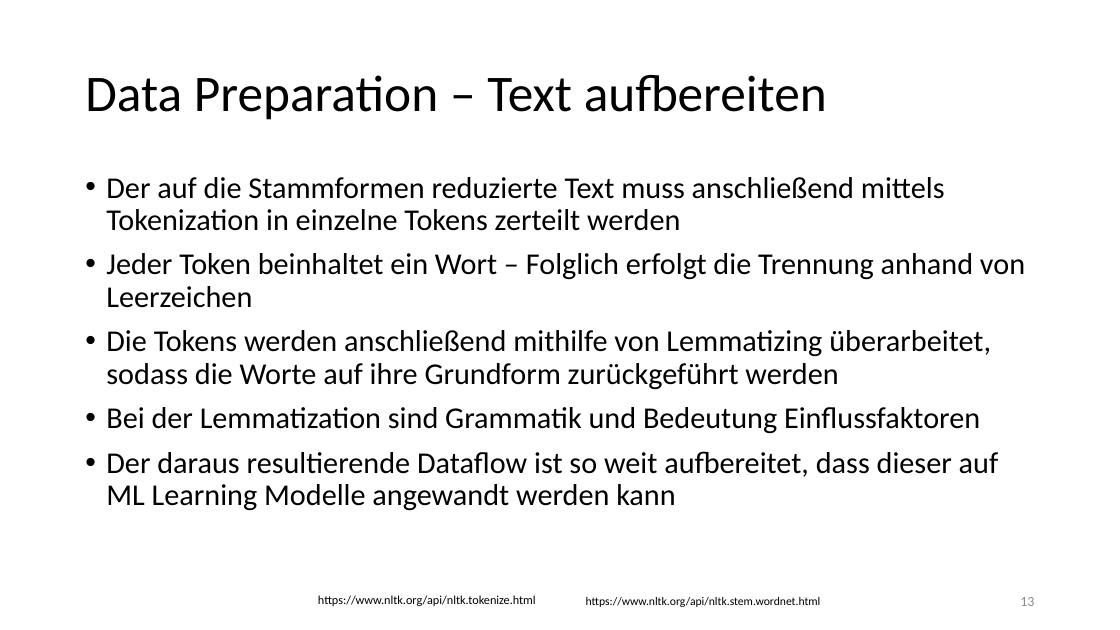
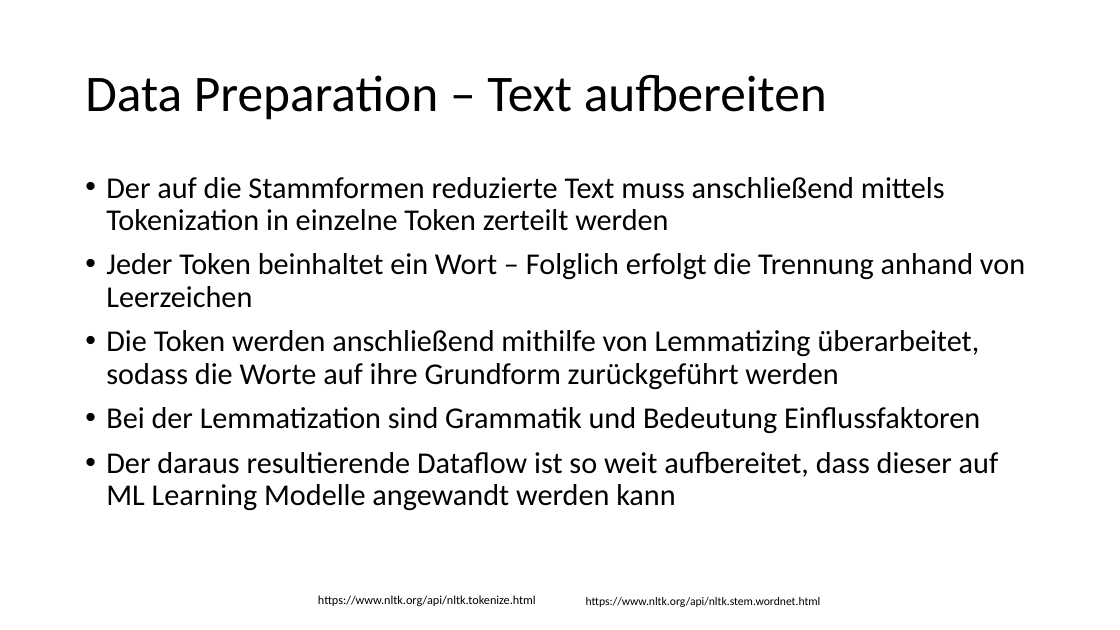
Before and after one commit to Flitschi7/big-data-management, a slide deck: slide 15 of Organisational/Dokumentation HHZ Rocket Project.pptx (slide 13 before the commit). Drawn at 1120x630 pixels with LibreOffice and Linux fonts; fonts in the diff are those of the drawing. Boxes give left, top, right and bottom in pixels: in the first picture for what was removed or moved away, otherwise in the second. Text is boxed around its words. In the diff, an @@ line names an element or a change of style, - is before the commit and + after.

```diff
--- a/Organisational/Dokumentation HHZ Rocket Project.pptx
+++ b/Organisational/Dokumentation HHZ Rocket Project.pptx
@@ text at [106,177,945,231]: text changed @@
-• Der auf die Stammformen reduzierte Text muss anschließend mittels Tokenization in einzelne Tokens zerteilt werden
+• Der auf die Stammformen reduzierte Text muss anschließend mittels Tokenization in einzelne Token zerteilt werden
@@ text at [106,330,980,390]: text changed @@
-• Die Tokens werden anschließend mithilfe von Lemmatizing überarbeitet, sodass die Worte auf ihre Grundform zurückgeführt werden
+• Die Token werden anschließend mithilfe von Lemmatizing überarbeitet, sodass die Worte auf ihre Grundform zurückgeführt werden
@@ page number removed at [1020,597,1034,606] @@
-13
```
Also in this commit, not shown: 23 other slides changed, 9 slides added, 6 slides removed.
